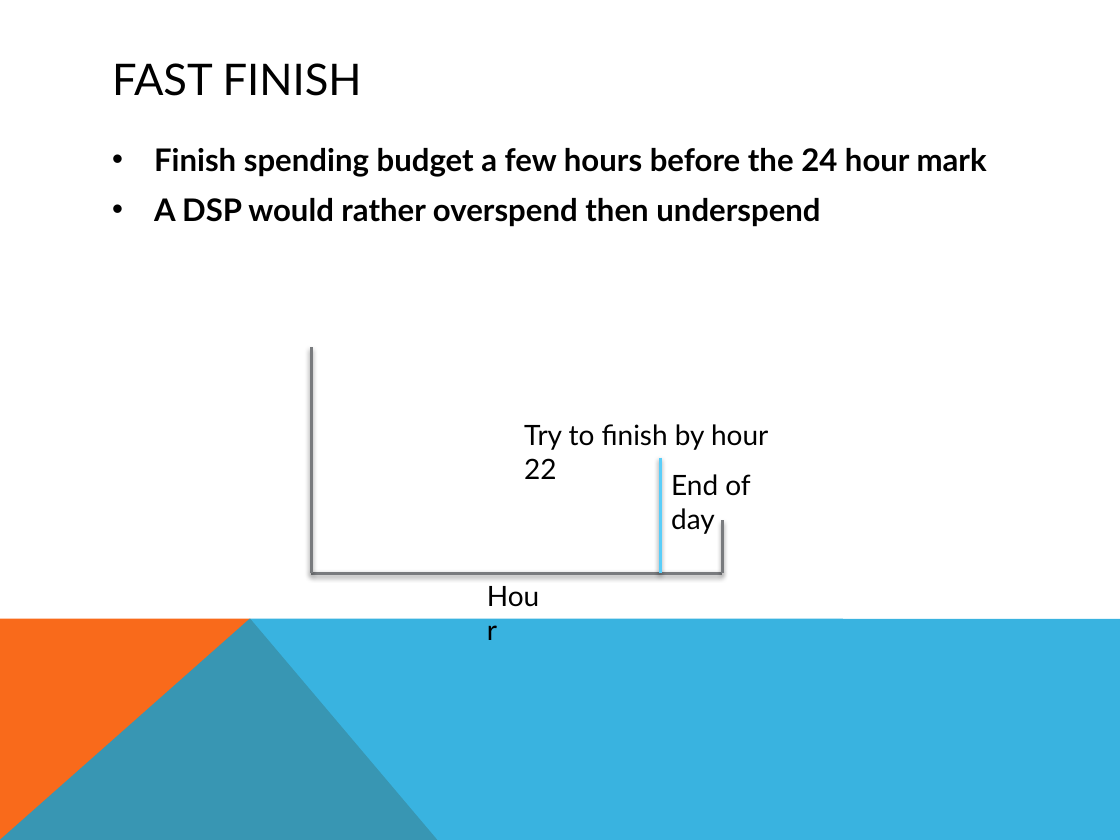
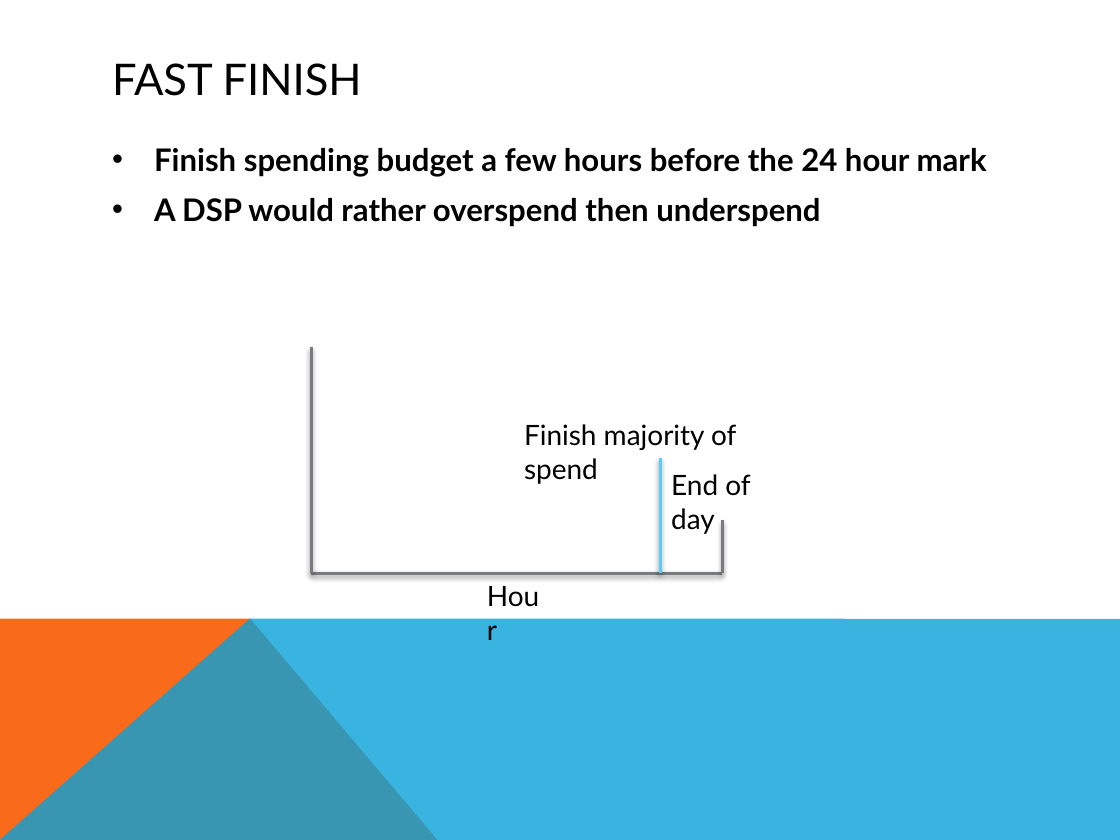
Before and after one commit to PragmaticLab/RTB_Budget_Pacing_Summarized, a slide deck: slide 13 of RTBPacingTechniques.pptx. Drawn at 1120x840 pixels with LibreOffice and Linux fonts; fonts in the diff are those of the drawing. Boxes give left, top, right and bottom in pixels: in the first picture for what was removed or moved away, otherwise in the second. Text is boxed around its words. In the diff, an @@ line names an element or a change of style, - is before the commit and + after.

```diff
--- a/RTBPacingTechniques.pptx
+++ b/RTBPacingTechniques.pptx
@@ text at (524, 424, 736, 484): text changed @@
-Try to finish by hour 22
+Finish majority of spend
```
Also in this commit, not shown: 13 other slides changed, 1 slide added, 1 slide removed, 1 other file.
